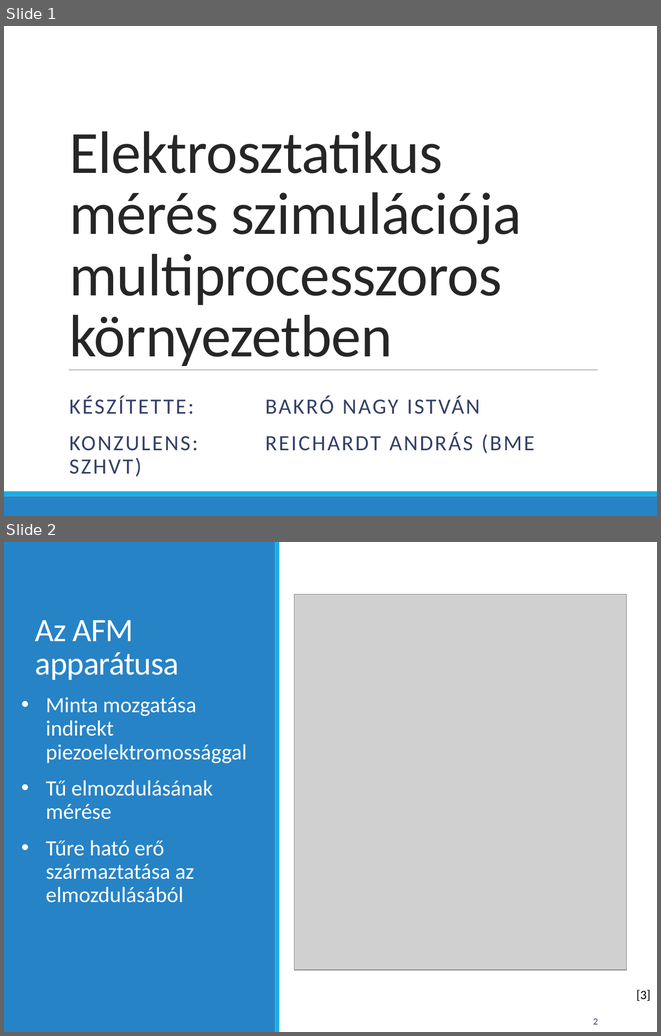
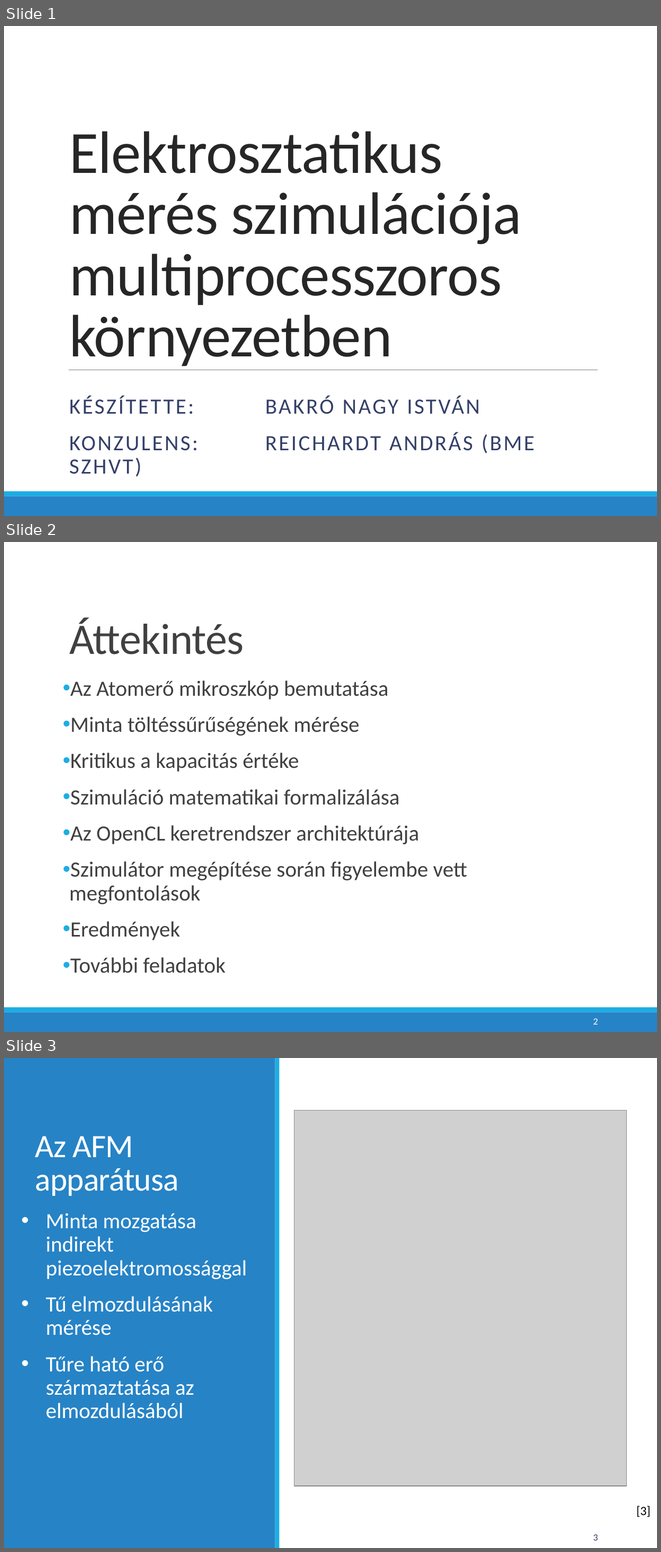
Before and after one commit to bakroistvan/mesterproba_cikk, a slide deck: mesterproba_cikk/prezi/bakro_mesterP2014.pptx. Shown one above the other, each under a label of ours: slides 1 and 2 before the commit, slides 1, 2 and 3 after it. The pictures are 661x1036 and 661x1552 pixels, drawn with LibreOffice and Linux fonts; fonts in the diff are those of the drawing; grey boxes stand for pictures. Boxes give left, top, right and bottom in pixels: in the first picture for what was removed or moved away, otherwise in the second. Text is boxed around its words. In the diff, an @@ line names an element or a change of style, - is before the commit and + after.

```diff
--- a/mesterproba_cikk/prezi/bakro_mesterP2014.pptx
+++ b/mesterproba_cikk/prezi/bakro_mesterP2014.pptx
@@ slide 2 added at [4, 542, 657, 1032], background #FFFFFF; not listed: 2 template elements that a slide beside it also shows @@
@@ title added at [69, 618, 244, 654], 48 pt, text #404040 @@
+Áttekintés
@@ text added at [69, 680, 467, 973], 24 pt, text #404040 @@
+• Az Atomerő mikroszkóp bemutatása
+• Minta töltéssűrűségének mérése
+• Kritikus a kapacitás értéke
+• Szimuláció matematikai formalizálása
+• Az OpenCL keretrendszer architektúrája
+• Szimulátor megépítése során figyelembe vett megfontolások
+• Eredmények
+• További feladatok
@@ page number added at [593, 1018, 598, 1024], 10.5 pt, text #FFFFFF @@
+2
@@ what was slide 2 is now slide 3 @@
@@ page number at [593, 1534, 598, 1540]: text changed @@
-2
+3
```
Also in this commit, not shown: 1 slide changed, 1 other file.
